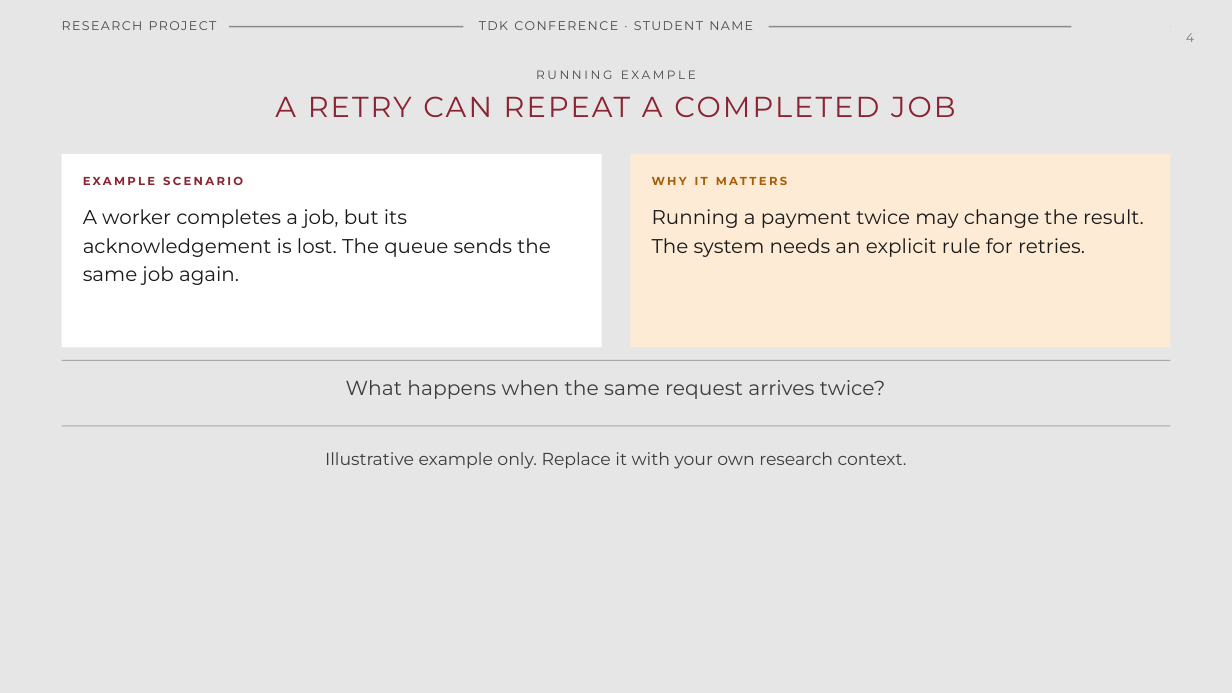
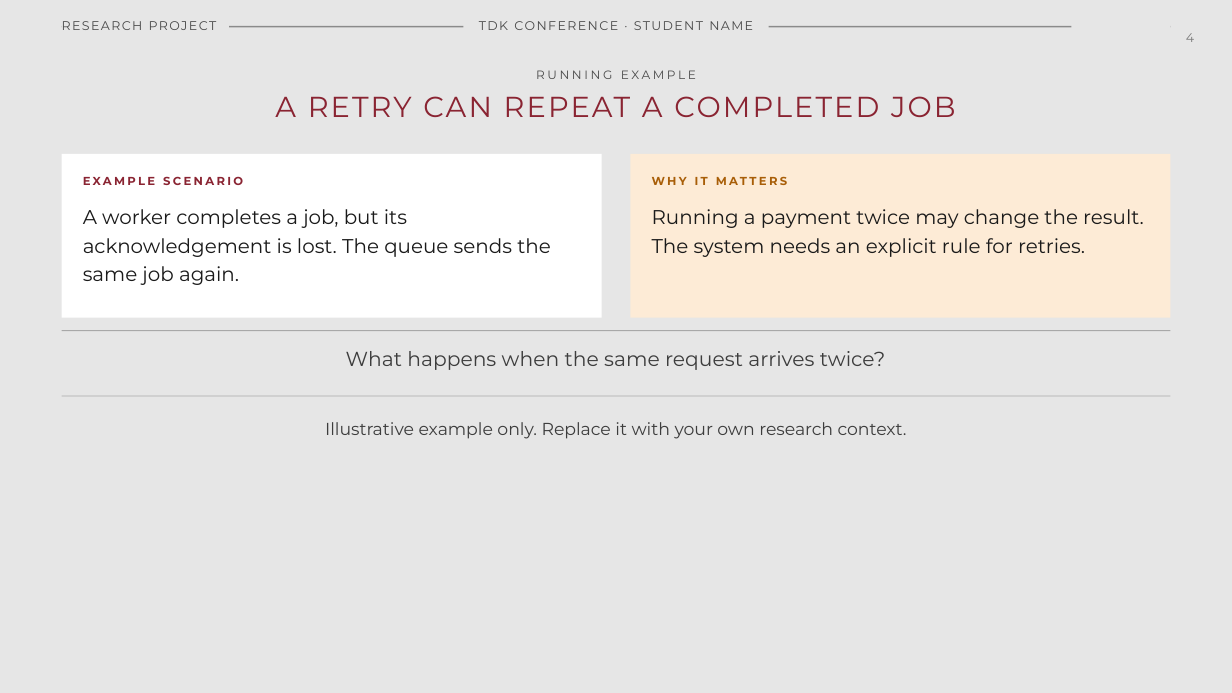
Before and after one commit to ftsrg-bclab-tdk/TDK-template, a slide deck: slide 4 of presentation/powerpoint/templates/ftsrg-current.potx. Drawn at 1232x693 pixels with LibreOffice and Linux fonts; fonts in the diff are those of the drawing; background and template pictures are left out. Boxes give left, top, right and bottom in pixels: in the first picture for what was removed or moved away, otherwise in the second. Text is boxed around its words. In the diff, an @@ line names an element or a change of style, - is before the commit and + after.

Commit message:
Fix cover titles and refine PowerPoint layouts
Make the BPM title treatment survive normal-case edits and give longer research titles a dedicated layout. Separate the portrait cover from the default cover, prevent title/subtitle overlap, and tighten supporting slide compositions.

```diff
--- a/presentation/powerpoint/templates/ftsrg-current.potx
+++ b/presentation/powerpoint/templates/ftsrg-current.potx
@@ rectangle: place and size @@
-rectangle at (62, 154, 602, 348)
+rectangle at (62, 154, 602, 318)
@@ rectangle: place and size @@
-rectangle at (630, 154, 1170, 348)
+rectangle at (630, 154, 1170, 318)
@@ 2 texts, 2 rectangles: place and size @@
-2 texts, 2 rectangles at (62, 360, 1171, 469)
+2 texts, 2 rectangles at (62, 330, 1171, 439)
```
Also in this commit, not shown: 5 other slides changed, 2 slides added, 7 other files.
